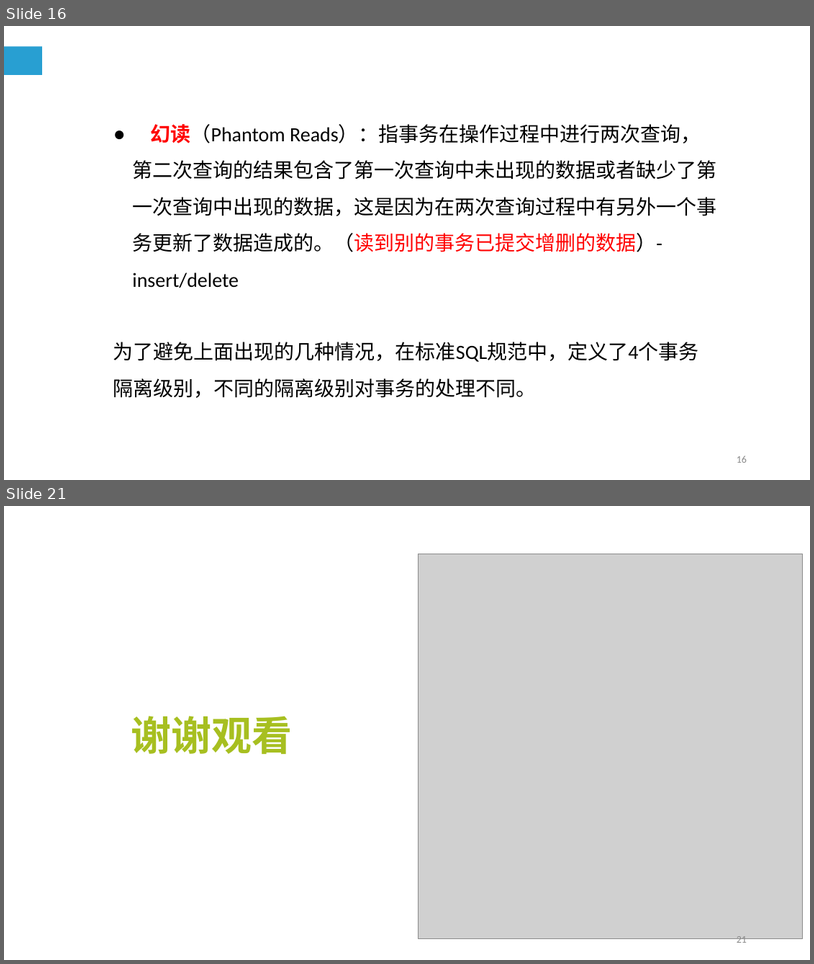
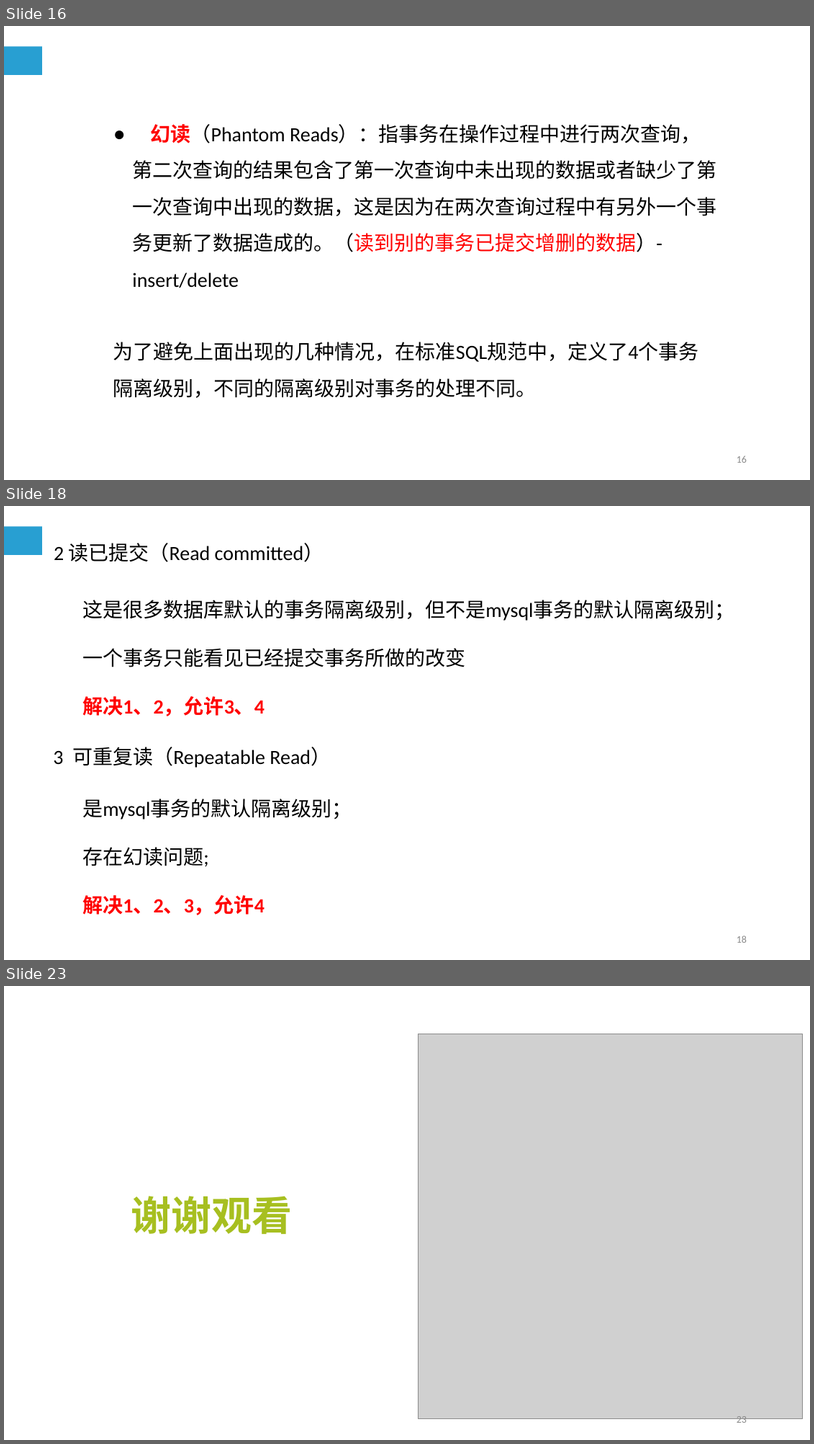
Before and after one commit to cqj726/mysql-s-PPT, a slide deck: PPT/第9章 MySQL编程基础（四）.ppt. Shown one above the other, each under a label of ours: slides 16 and 21 before the commit, slides 16, 18 and 23 after it; the slides between them are not shown. The pictures are 814x964 and 814x1444 pixels, drawn with LibreOffice and Linux fonts; fonts in the diff are those of the drawing; grey boxes stand for pictures. Boxes give left, top, right and bottom in pixels: in the first picture for what was removed or moved away, otherwise in the second. Text is boxed around its words. In the diff, an @@ line names an element or a change of style, - is before the commit and + after.

```diff
--- a/PPT/第9章 MySQL编程基础（四）.ppt
+++ b/PPT/第9章 MySQL编程基础（四）.ppt
@@ slide 18 added at box(4, 506, 810, 960), background #FFFFFF; not listed: 1 template element that a slide beside it also shows @@
@@ text added at box(54, 543, 324, 562), 18 pt, text #000000 @@
+2 读已提交（Read committed）
@@ text added at box(82, 600, 735, 716), 18 pt, text #000000 @@
+这是很多数据库默认的事务隔离级别，但不是mysql事务的默认隔离级别；
+一个事务只能看见已经提交事务所做的改变
+解决1、2，允许3、4
@@ text added at box(53, 746, 331, 767), 18 pt, text #000000 @@
+3 可重复读（Repeatable Read）
@@ text added at box(82, 798, 352, 915), 18 pt, text #000000 @@
+是mysql事务的默认隔离级别；
+存在幻读问题;
+解决1、2、3，允许4
@@ page number added at box(737, 935, 747, 942), 9 pt, text #898989 @@
+18
@@ what was slide 21 is now slide 23 @@
@@ page number at box(737, 1416, 747, 1425): text changed @@
-21
+23
```
Also in this commit, not shown: 5 slides changed, 1 other slide added, 3 other files.
